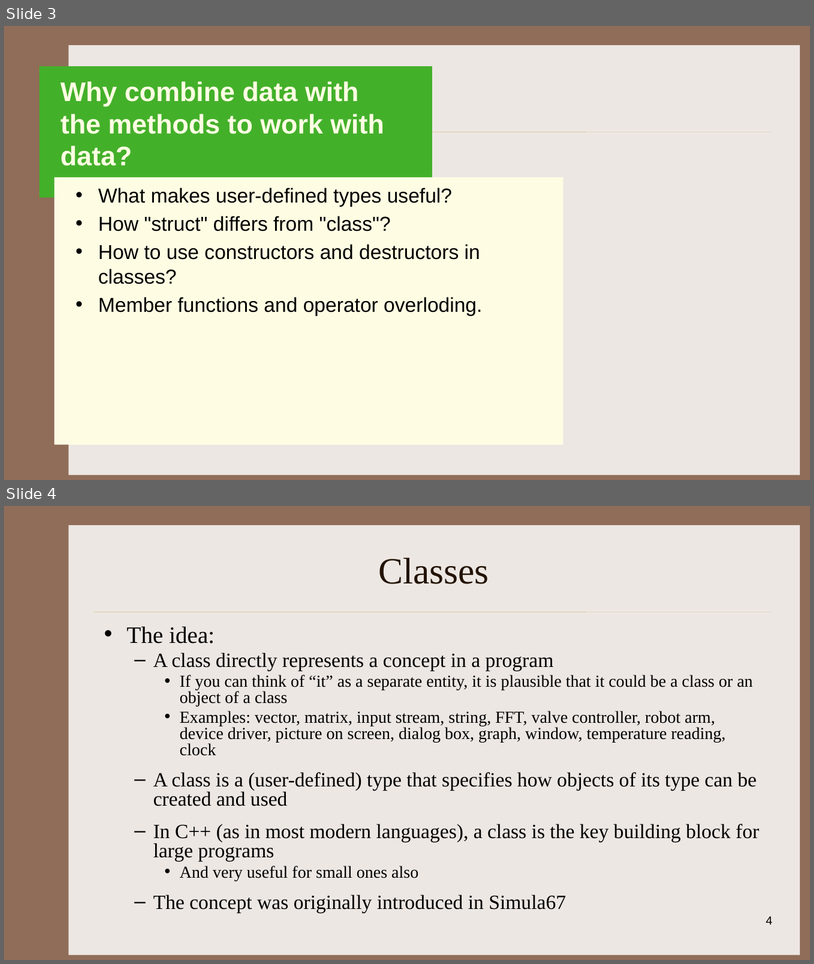
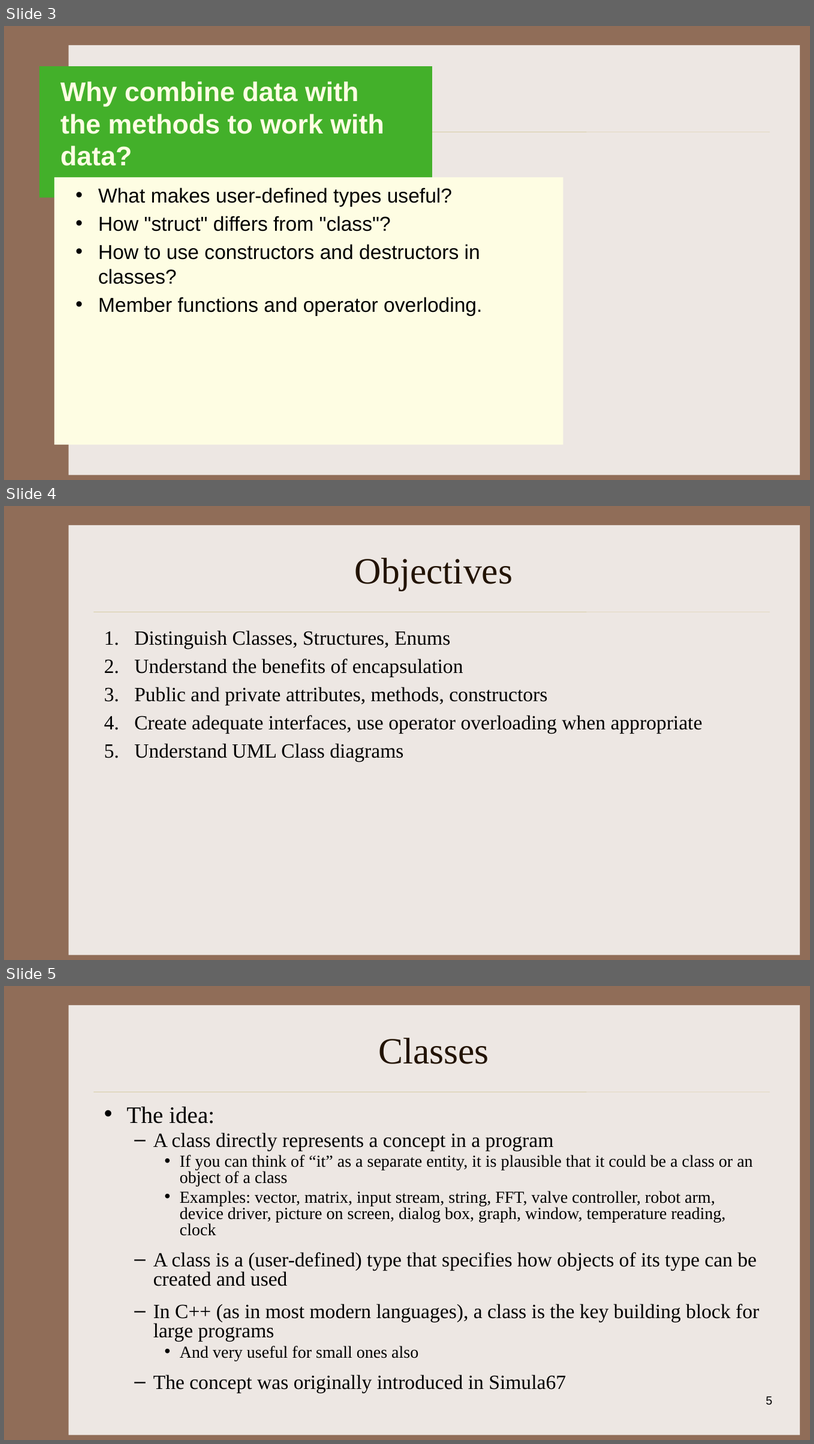
Before and after one commit to kapsitis/math, a slide deck: src/site/data-structures/slides/cpp03-cpp-classes.pptx. Shown one above the other, each under a label of ours: slides 3 and 4 before the commit, slides 3, 4 and 5 after it. The pictures are 814x964 and 814x1444 pixels, drawn with LibreOffice and Linux fonts; fonts in the diff are those of the drawing; background and template pictures are left out. Boxes give left, top, right and bottom in pixels: in the first picture for what was removed or moved away, otherwise in the second. Text is boxed around its words. In the diff, an @@ line names an element or a change of style, - is before the commit and + after.

```diff
--- a/src/site/data-structures/slides/cpp03-cpp-classes.pptx
+++ b/src/site/data-structures/slides/cpp03-cpp-classes.pptx
@@ slide 4 added at [4, 506, 810, 960], background #906D58; not listed: 2 template elements that a slide beside it also shows @@
@@ title added at [355, 558, 513, 591], 44 pt, text #221304 @@
+Objectives
@@ text added at [134, 630, 703, 762], 24 pt, text #000000 @@
+1. Distinguish Classes, Structures, Enums
+2. Understand the benefits of encapsulation
+3. Public and private attributes, methods, constructors
+4. Create adequate interfaces, use operator overloading when appropriate
+5. Understand UML Class diagrams
@@ what was slide 4 is now slide 5 @@
@@ page number at [766, 1396, 773, 1405]: text changed @@
-4
+5
```
Also in this commit, not shown: 1 other slide added, 12 other files.
